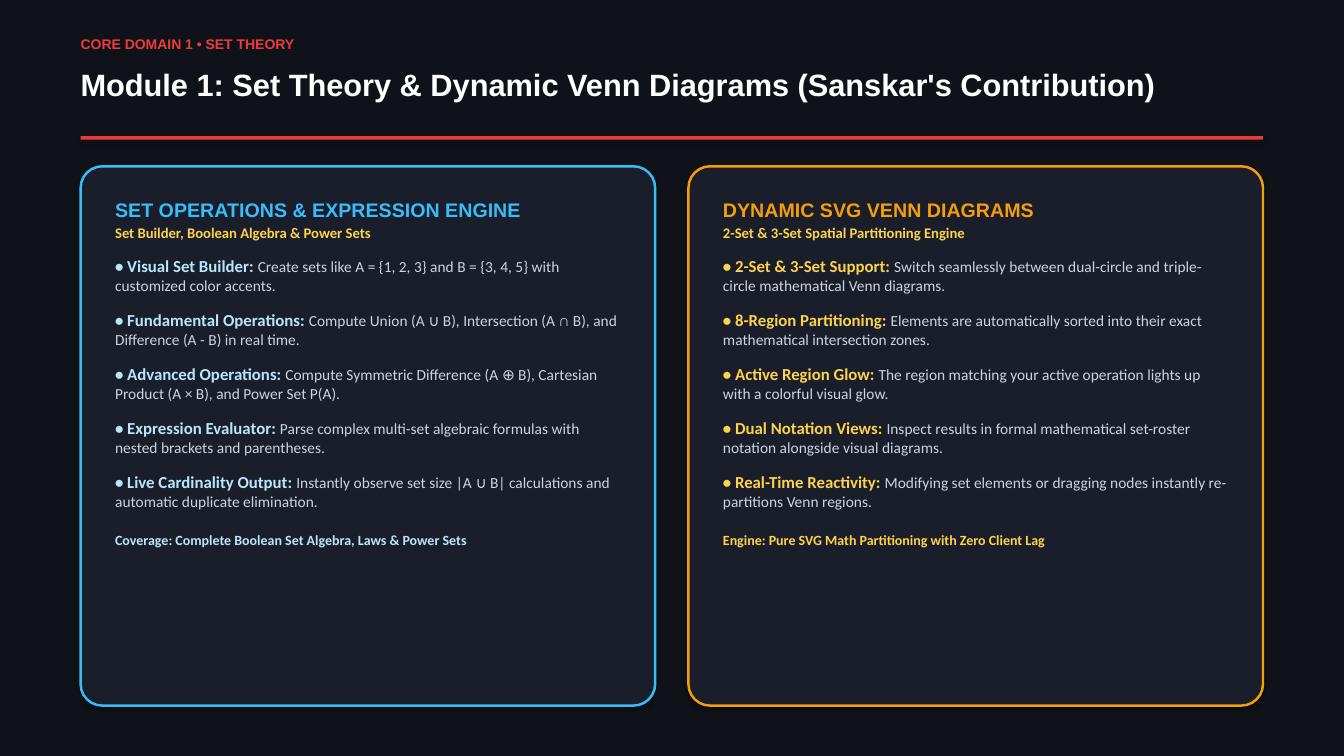
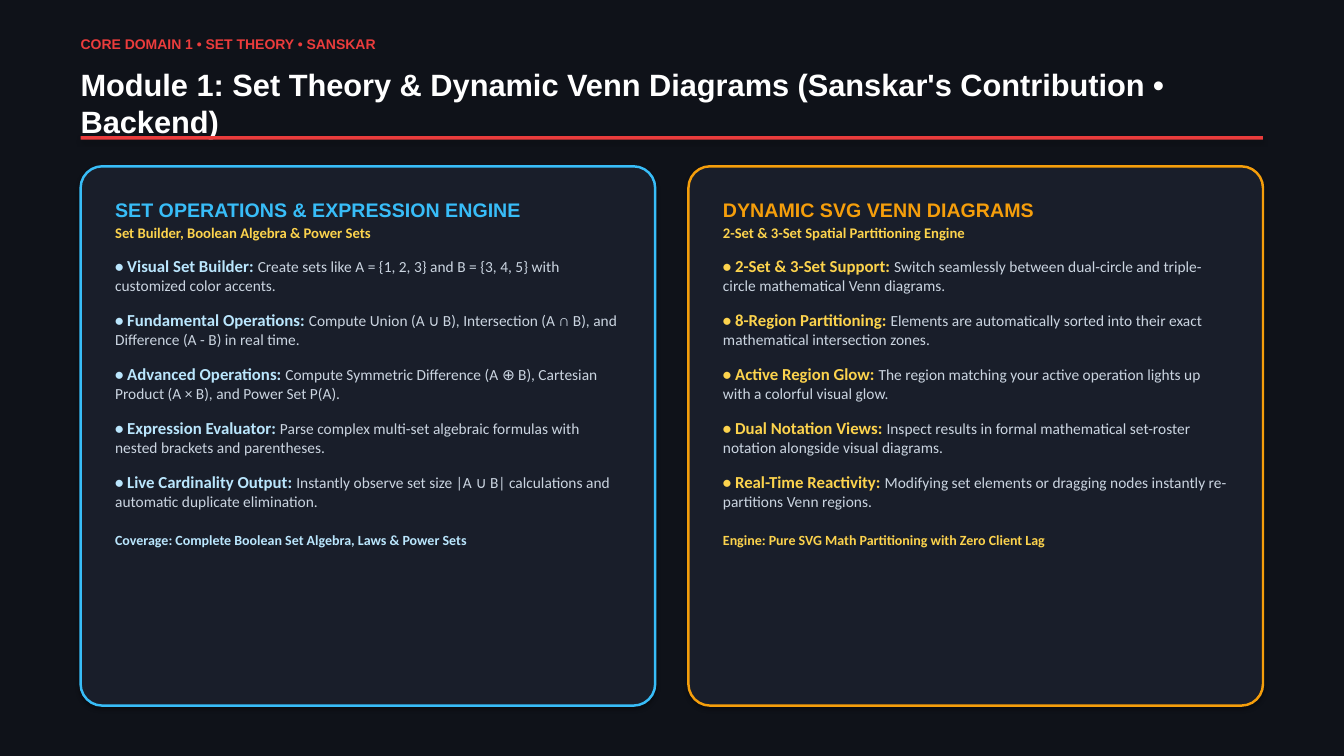
Before and after one commit to akash20065ray-sys/Logic_verse, a slide deck: slide 5 of LogicVerse_Presentation_With_Names.pptx. Drawn at 1344x756 pixels with LibreOffice and Linux fonts; fonts in the diff are those of the drawing. Boxes give left, top, right and bottom in pixels: in the first picture for what was removed or moved away, otherwise in the second. Text is boxed around its words. In the diff, an @@ line names an element or a change of style, - is before the commit and + after.

Commit message:
docs(presentation): update member roles and module breakdown matching exact specs

```diff
--- a/LogicVerse_Presentation_With_Names.pptx
+++ b/LogicVerse_Presentation_With_Names.pptx
@@ text at <box>81,39,376,49</box>: text changed @@
-CORE DOMAIN 1 • SET THEORY
+CORE DOMAIN 1 • SET THEORY • SANSKAR
@@ text at <box>81,73,1144,138</box>: text changed @@
-Module 1: Set Theory & Dynamic Venn Diagrams (Sanskar's Contribution)
+Module 1: Set Theory & Dynamic Venn Diagrams (Sanskar's Contribution • Backend)
```
Also in this commit, not shown: 8 other slides changed, 2 other files.
